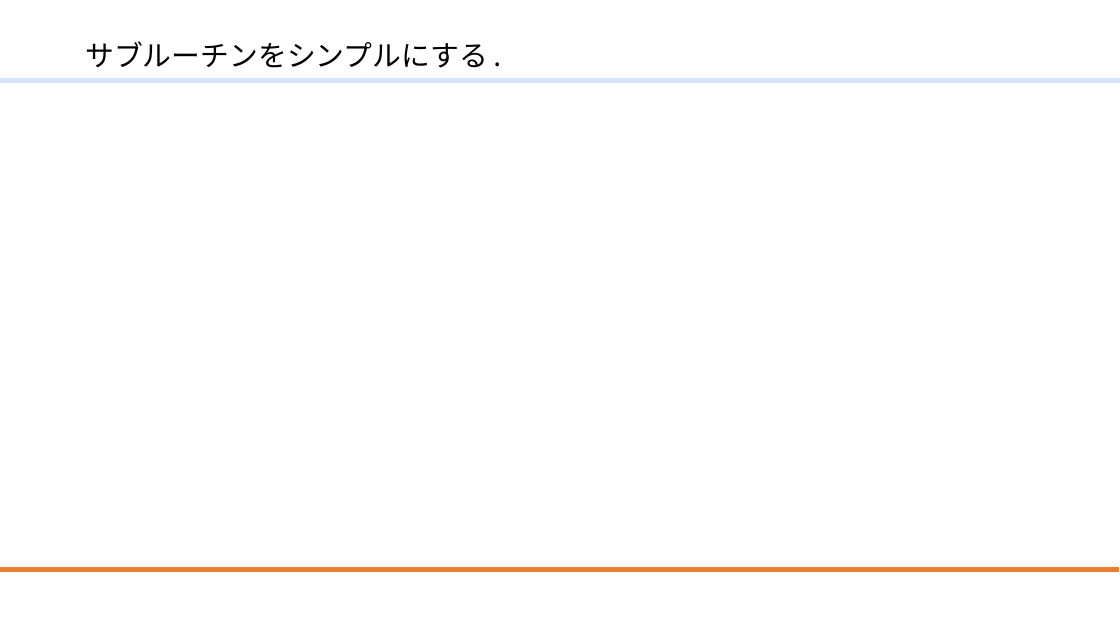
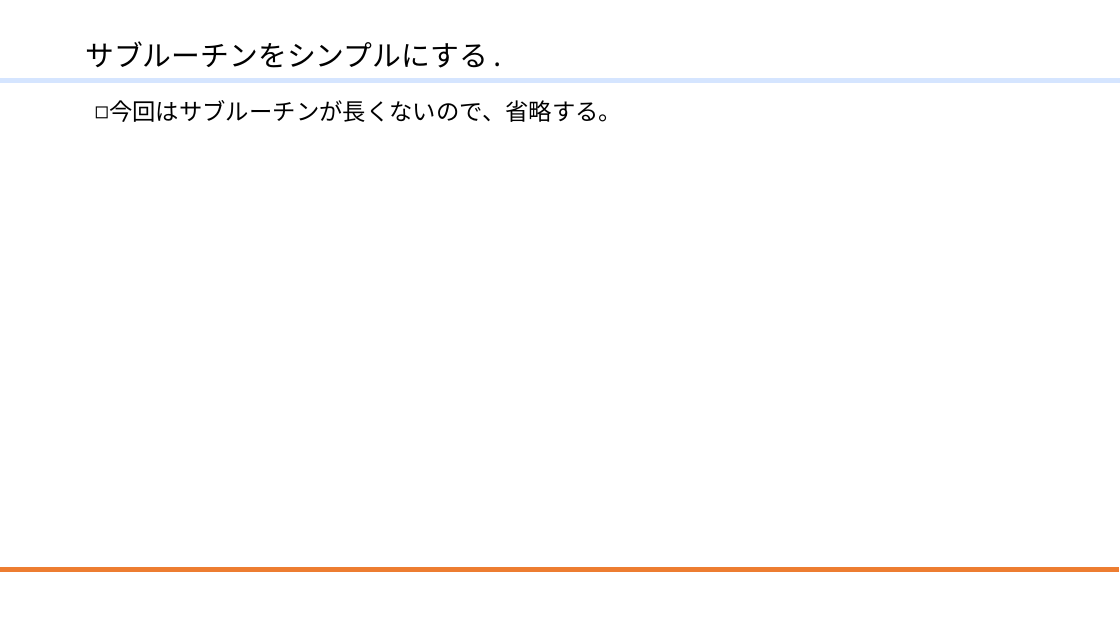
Before and after one commit to mmer547/ModernFortranLocalUserGroup, a slide deck: slide 47 of ModernFortran.f10/20210724_リファクタリング.pptx (slide 45 before the commit). Drawn at 1120x630 pixels with LibreOffice and Linux fonts; fonts in the diff are those of the drawing; background and template pictures are left out. Boxes give left, top, right and bottom in pixels: in the first picture for what was removed or moved away, otherwise in the second. Text is boxed around its words. In the diff, an @@ line names an element or a change of style, - is before the commit and + after.

```diff
--- a/ModernFortran.f10/20210724_リファクタリング.pptx
+++ b/ModernFortran.f10/20210724_リファクタリング.pptx
@@ text added at (109, 100, 622, 122), 20 pt, text #000000 @@
+◻ 今回はサブルーチンが長くないので、省略する。
```
Also in this commit, not shown: 5 other slides changed, 4 slides added, 1 slide removed, 1 other file.
